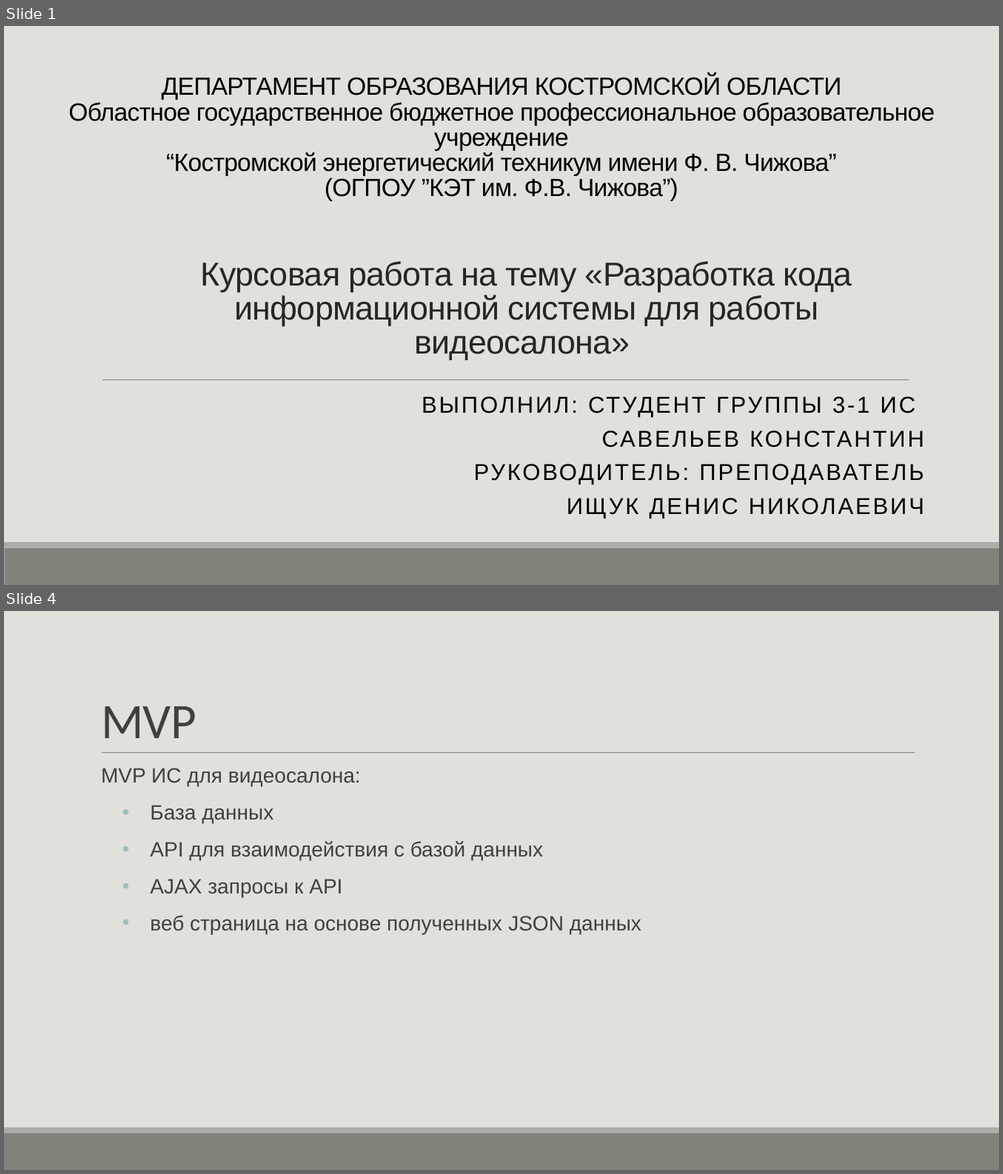
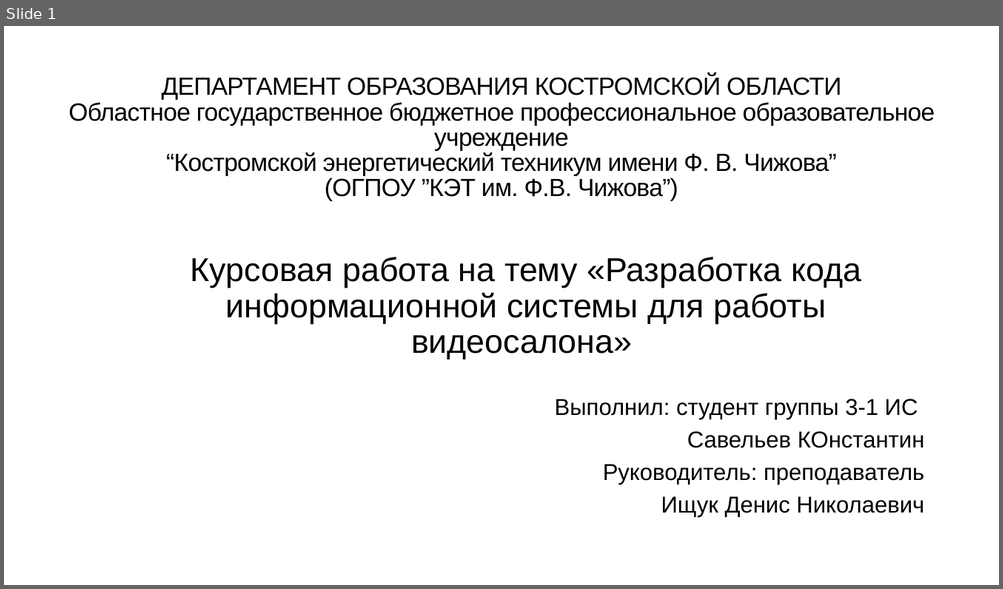
Before and after one commit to H3LLG0/Cursovoi, a slide deck: DOCS/презентация к карсовому проекту.pptx. Shown one above the other, each under a label of ours: slides 1 and 4 before the commit, slide 1 after it; the slides between them are not shown. The pictures are 1003x1174 and 1003x589 pixels, drawn with LibreOffice and Linux fonts; fonts in the diff are those of the drawing. Boxes give left, top, right and bottom in pixels: in the first picture for what was removed or moved away, otherwise in the second. Text is boxed around its words. In the diff, an @@ line names an element or a change of style, - is before the commit and + after.

```diff
--- a/DOCS/презентация к карсовому проекту.pptx
+++ b/DOCS/презентация к карсовому проекту.pptx
@@ slide 4 removed at (4, 611, 999, 1170), background #E1E1DB; not listed: 2 template elements that a slide beside it also shows @@
@@ title removed at (101, 706, 196, 738) @@
-MVP
@@ line removed from (102, 753) to (915, 753) @@
@@ text removed at (101, 768, 641, 934) @@
-  MVP ИС для видеосалона:
-• База данных
-• API для взаимодействия с базой данных
-• AJAX запросы к API
-• веб страница на основе полученных JSON данных
@@ slide 1 changed as well @@
@@ background #E1E1DB to #FFFFFF @@
@@ title "Курсовая работа на тему «Разработка ..." at (190, 257, 861, 360): text colour #262626 to #000000, letter spacing -0.5 to 0 pt; line spacing 0.85 to 0.9 @@
@@ line removed from (102, 380) to (908, 380) @@
@@ subtitle at (555, 399, 925, 517): text changed @@
-ВЫПОЛНИЛ: СТУДЕНТ ГРУППЫ 3-1 ИС
-САВЕЛЬЕВ КОНСТАНТИН
-РУКОВОДИТЕЛЬ: ПРЕПОДАВАТЕЛЬ
-ИЩУК ДЕНИС НИКОЛАЕВИЧ
+Выполнил: студент группы 3-1 ИС
+Савельев КОнстантин
+Руководитель: преподаватель
+Ищук Денис Николаевич
@@ rectangle removed at (4, 548, 999, 585) @@
@@ rectangle removed at (4, 543, 999, 548) @@
```
Also in this commit, not shown: 12 other slides changed, 1 slide added, 16 other files.
